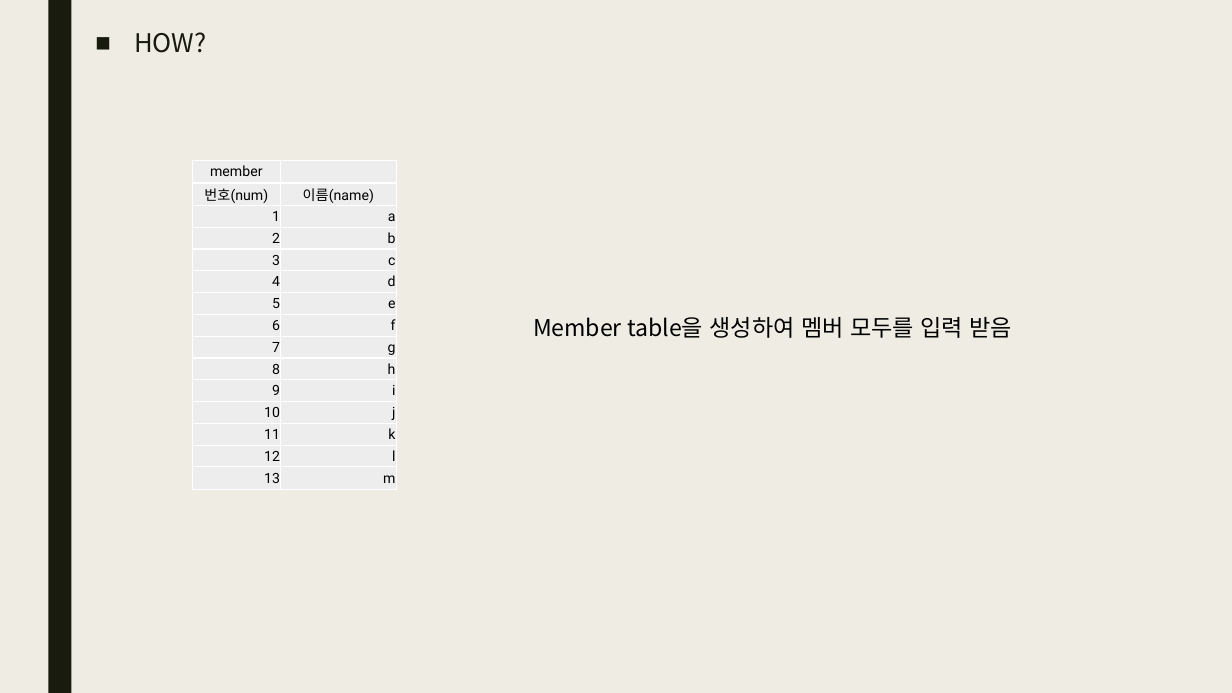
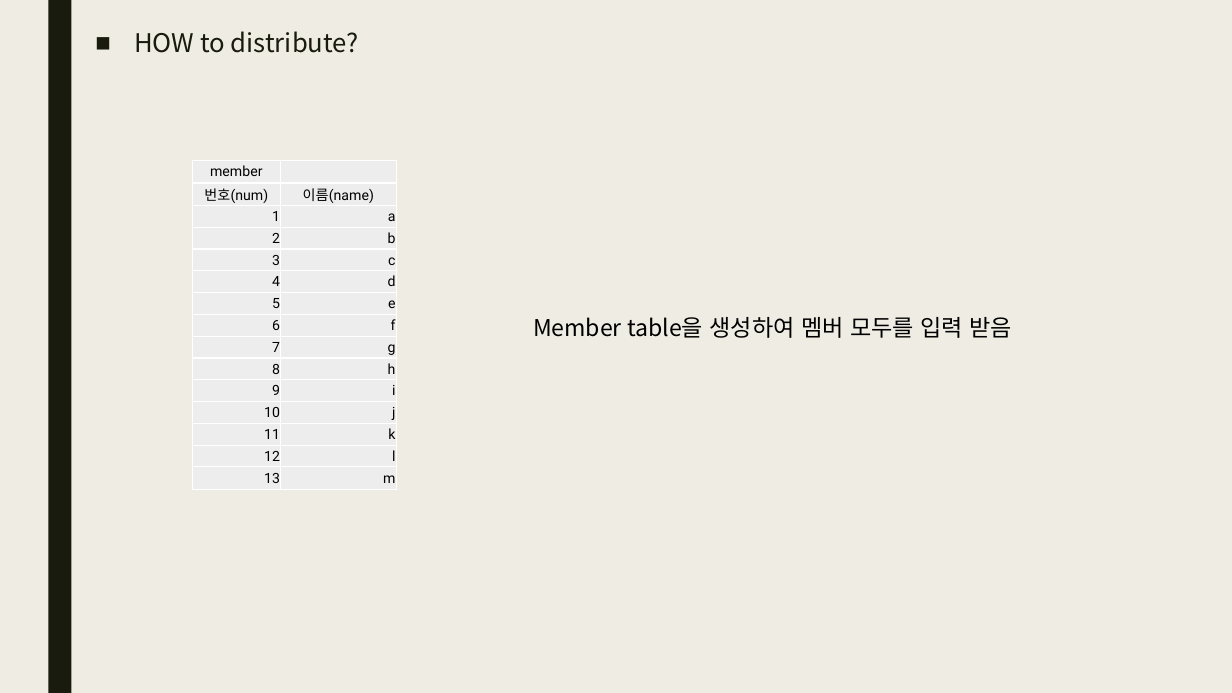
Before and after one commit to qhftkf1/02.S01_GroupMaker, a slide deck: slide 7 of S01_그룹 지정하기.pptx (slide 5 before the commit). Drawn at 1232x693 pixels with LibreOffice and Linux fonts; fonts in the diff are those of the drawing. Boxes give left, top, right and bottom in pixels: in the first picture for what was removed or moved away, otherwise in the second. Text is boxed around its words. In the diff, an @@ line names an element or a change of style, - is before the commit and + after.

```diff
--- a/S01_그룹 지정하기.pptx
+++ b/S01_그룹 지정하기.pptx
@@ text at (x1=134, y1=31, x2=359, y2=53): text changed @@
-■ HOW?
+■ HOW to distribute?
```
Also in this commit, not shown: 3 other slides changed, 7 slides added, 1 slide removed, 12 other files.
